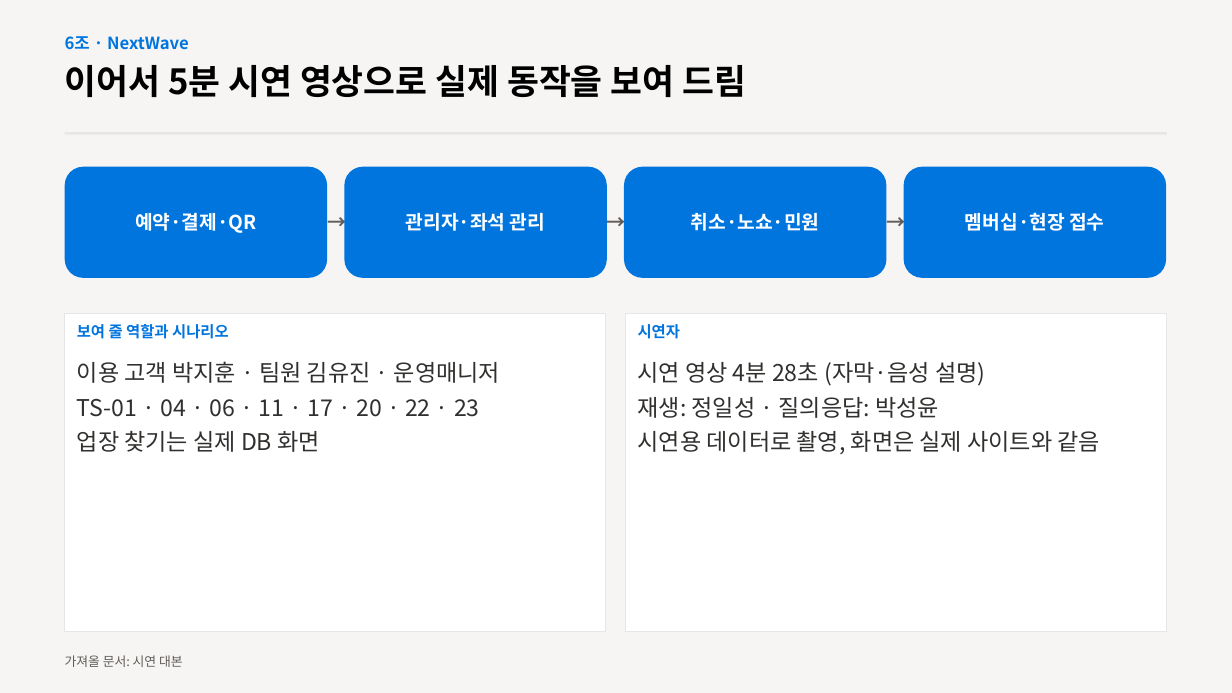
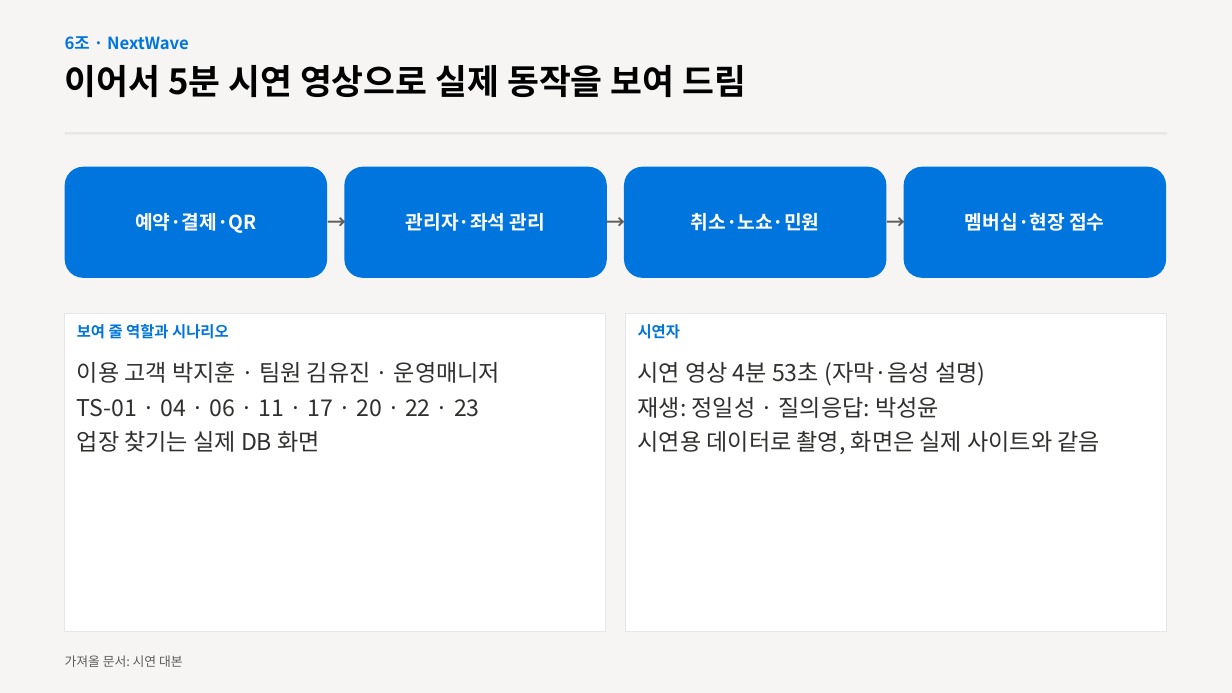
Before and after one commit to dlftjd6623-coder/nextwave, a slide deck: slide 15 of docs/발표자료_6조.pptx. Drawn at 1232x693 pixels with LibreOffice and Linux fonts; fonts in the diff are those of the drawing. Boxes give left, top, right and bottom in pixels: in the first picture for what was removed or moved away, otherwise in the second. Text is boxed around its words. In the diff, an @@ line names an element or a change of style, - is before the commit and + after.

```diff
--- a/docs/발표자료_6조.pptx
+++ b/docs/발표자료_6조.pptx
@@ text at box(638, 362, 985, 386): text changed @@
-시연 영상 4분 28초 (자막·음성 설명)
+시연 영상 4분 53초 (자막·음성 설명)
```
Also in this commit, not shown: 1 other file.
